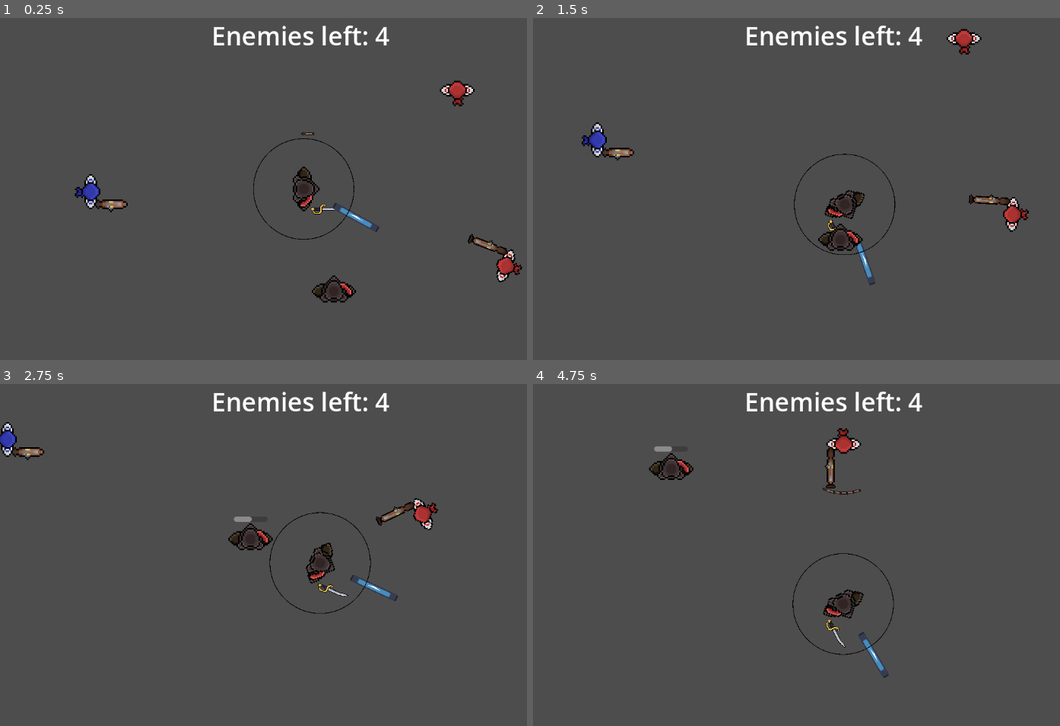
Above: before the commit, frames 1-4 (two rows, left to right).
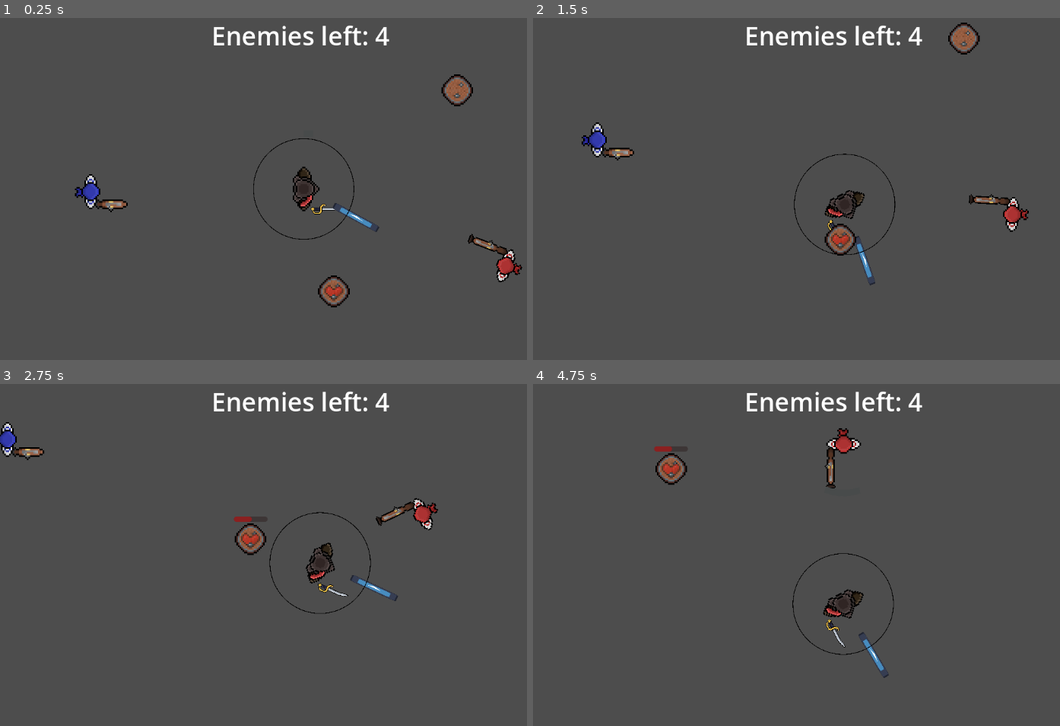
Above: after the commit, the same moments.

Repository: Maccy-0/1-Tap-Adventure
Game: Godot game, scene res://Scenes/MainScene.tscn
Two runs of this game, one before a commit and one after it. Both use one fixed random seed, a clock stepped at 60 frames per second and the inputs below. The engine's default icon, where the game draws it, is replaced by a stand-in: a white triangle on a blue panel in a dark square.
Inputs (mouse positions are in pixels of both pictures, inside the frame that each line leads up to):
- Up to frame 1 (0.25 s): no input
- Up to frame 2 (1.5 s): tap Enter (ui_accept) at 0.5, 0.77 s; move the mouse to (970, 171) at 0.52 s; hold Space (action) 0.53-1.28 s; click (970, 171) at 0.67 s; move the mouse to (717, 206) at 1.27 s; tap Space (action) at 1.35 s; click (717, 206) at 1.42 s
- Up to frame 3 (2.75 s): tap Enter (ui_accept) at 1.52 s; move the mouse to (363, 479) at 2.02 s; hold Space (action) from 2.03 s (still down); click (363, 479) at 2.17 s
- Up to frame 4 (4.75 s): move the mouse to (807, 623) at 2.77 s; release Space (action) at 2.78 s; tap Space (action) at 2.85, 4.35 s; click (807, 623) at 2.92 s; tap Enter (ui_accept) at 3.02, 3.77, 4.52 s; move the mouse to (1017, 606) at 3.52 s; hold Space (action) 3.53-4.28 s; click (1017, 606) at 3.67 s; move the mouse to (654, 503) at 4.27 s; click (654, 503) at 4.42 s

The runs differ from the first frame. In frame 1, 0.8% of the frame differs, in the area x 57-91%, y 16-85%; in frame 2, 0.8%; in frame 3, 0.5%; in frame 4, 0.6%.

Commit message:
Added firing

Diff:
--- a/Assets/bullet.tscn
+++ b/Assets/bullet.tscn
@@ -1,7 +1,7 @@
 [gd_scene load_steps=4 format=3 uid="uid://d36txlgpwx75l"]
 
 [ext_resource type="Script" uid="uid://bmypj4j7qyrs0" path="res://Scenes/bullet.gd" id="1_oaut8"]
-[ext_resource type="Texture2D" uid="uid://dchv2apoynxbw" path="res://Assets/Blunderbuss.png" id="2_yyg5r"]
+[ext_resource type="Texture2D" uid="uid://cqjqvstiiuoky" path="res://Assets/Bullet.png" id="2_oaut8"]
 
 [sub_resource type="CircleShape2D" id="CircleShape2D_6rnll"]
 radius = 6.009268
@@ -12,8 +12,9 @@
 script = ExtResource("1_oaut8")
 
 [node name="Sprite2D" type="Sprite2D" parent="."]
-scale = Vector2(0.25, 0.25)
-texture = ExtResource("2_yyg5r")
+texture_filter = 1
+scale = Vector2(2, 2)
+texture = ExtResource("2_oaut8")
 
 [node name="CollisionShape2D" type="CollisionShape2D" parent="."]
 shape = SubResource("CircleShape2D_6rnll")
--- a/Scenes/MainScene.tscn
+++ b/Scenes/MainScene.tscn
@@ -30,6 +30,8 @@
 [ext_resource type="Script" uid="uid://crkct5djaq86t" path="res://Scenes/enemy_counter.gd" id="18_hx8n4"]
 [ext_resource type="AudioStream" uid="uid://u3jtq5tbeyv1" path="res://Sounds/swordslash-002.ogg" id="18_t8ijv"]
 [ext_resource type="AudioStream" uid="uid://8biykex6nlsc" path="res://Sounds/Blunderbuss.mp3" id="20_gyaec"]
+[ext_resource type="Texture2D" uid="uid://b6spu40qh6cbo" path="res://Assets/Barrel Normal.png" id="20_rv6c1"]
+[ext_resource type="Texture2D" uid="uid://bb5be7x1qevyr" path="res://Assets/Barrel Healing.png" id="22_dtg5n"]
 [ext_resource type="AudioStream" uid="uid://b65lr5xb2npgp" path="res://Sounds/hit1.mp3" id="23_4sso6"]
 
 [sub_resource type="CircleShape2D" id="CircleShape2D_6t1o7"]
@@ -141,7 +143,7 @@
 texture_filter = 1
 position = Vector2(1, 0)
 scale = Vector2(3, 3)
-texture = ExtResource("8_f140w")
+texture = ExtResource("20_rv6c1")
 
 [node name="StaticBody2D" type="StaticBody2D" parent="Dummy/Sprite2D"]
 
@@ -151,6 +153,7 @@
 
 [node name="HealthBar" type="ProgressBar" parent="Dummy"]
 visible = false
+modulate = Color(1, 0, 0, 1)
 offset_left = -31.0
 offset_top = -43.0
 offset_right = 33.0
@@ -165,7 +168,7 @@
 texture_filter = 1
 position = Vector2(-1, 0)
 scale = Vector2(3, 3)
-texture = ExtResource("3_0iob3")
+texture = ExtResource("22_dtg5n")
 
 [node name="StaticBody2D" type="StaticBody2D" parent="HealthBarrel/Sprite2D"]
 
@@ -175,6 +178,7 @@
 
 [node name="HealthBar" type="ProgressBar" parent="HealthBarrel"]
 visible = false
+modulate = Color(1, 0, 0, 1)
 offset_left = -33.0
 offset_top = -43.0
 offset_right = 31.0
@@ -202,13 +206,14 @@
 scale = Vector2(0.16, 0.16)
 shape = SubResource("RectangleShape2D_qxria")
 
-[node name="Sprite2D" type="Sprite2D" parent="Ranger/Sprite2D"]
+[node name="Gunny" type="Sprite2D" parent="Ranger/Sprite2D"]
 texture_filter = 1
 position = Vector2(7.9999995, -12.333334)
 texture = ExtResource("13_5qxwa")
 
 [node name="HealthBar" type="ProgressBar" parent="Ranger"]
 visible = false
+modulate = Color(1, 0, 0, 1)
 offset_left = -31.0
 offset_top = -43.0
 offset_right = 33.0
@@ -251,6 +256,7 @@
 
 [node name="HealthBar" type="ProgressBar" parent="Blunder"]
 visible = false
+modulate = Color(1, 0, 0, 1)
 offset_left = -31.0
 offset_top = -43.0
 offset_right = 33.0
--- a/Scenes/blunder.gd
+++ b/Scenes/blunder.gd
@@ -80,6 +80,14 @@
 	print("Spread Fire")
 	$BlunderGun.play()
 
+	var new_texture1 = load("res://Assets/Blunderbuss fired.png")
+	$Sprite2D/Sprite2D.texture = new_texture1
+
+	await get_tree().create_timer(0.1).timeout
+
+	var new_texture2 = load("res://Assets/Blunderbuss.png")
+	$Sprite2D/Sprite2D.texture = new_texture2
+
 func update_health_bar():
 	var bar = $HealthBar
 
--- a/Scenes/ranger.gd
+++ b/Scenes/ranger.gd
@@ -68,6 +68,14 @@
 	print("Fire")
 	$Gun.play()
 
+	var new_texture1 = load("res://Assets/Flintlock fired.png")
+	$Sprite2D/Gunny.texture = new_texture1
+
+	await get_tree().create_timer(0.1).timeout
+
+	var new_texture2 = load("res://Assets/Flintlock.png")
+	$Sprite2D/Gunny.texture = new_texture2
+
 func update_health_bar():
 	var bar = $HealthBar
 
Not shown: 1 places in Scenes/MainScene.tscn that only renumber resources
